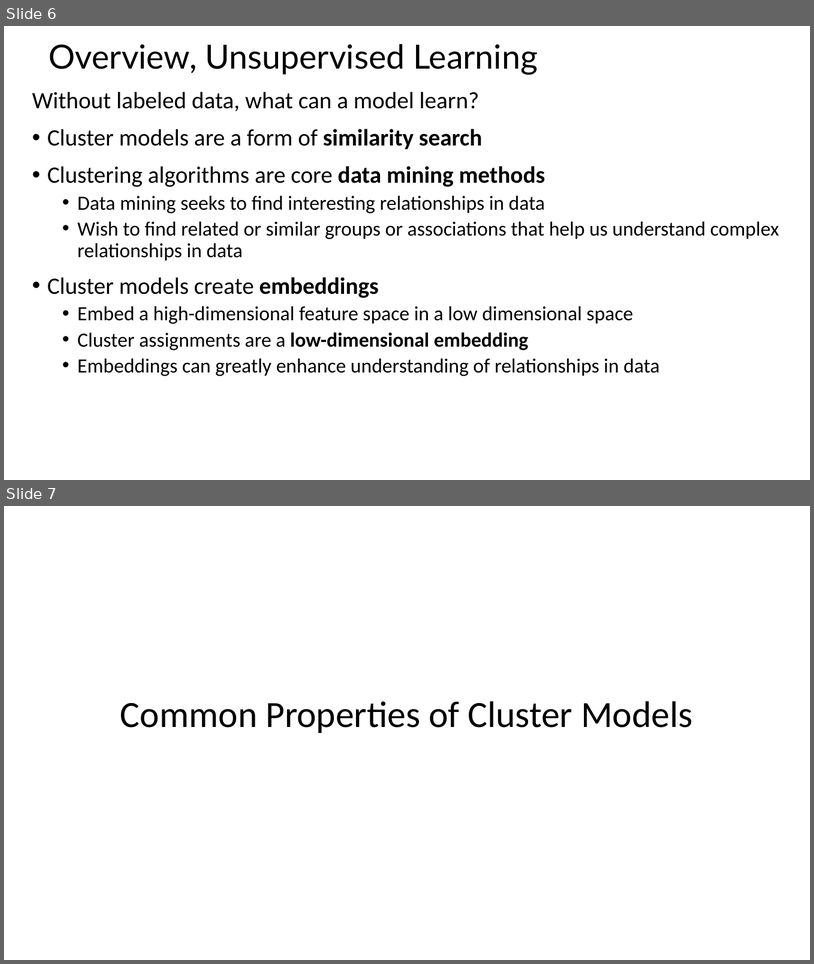
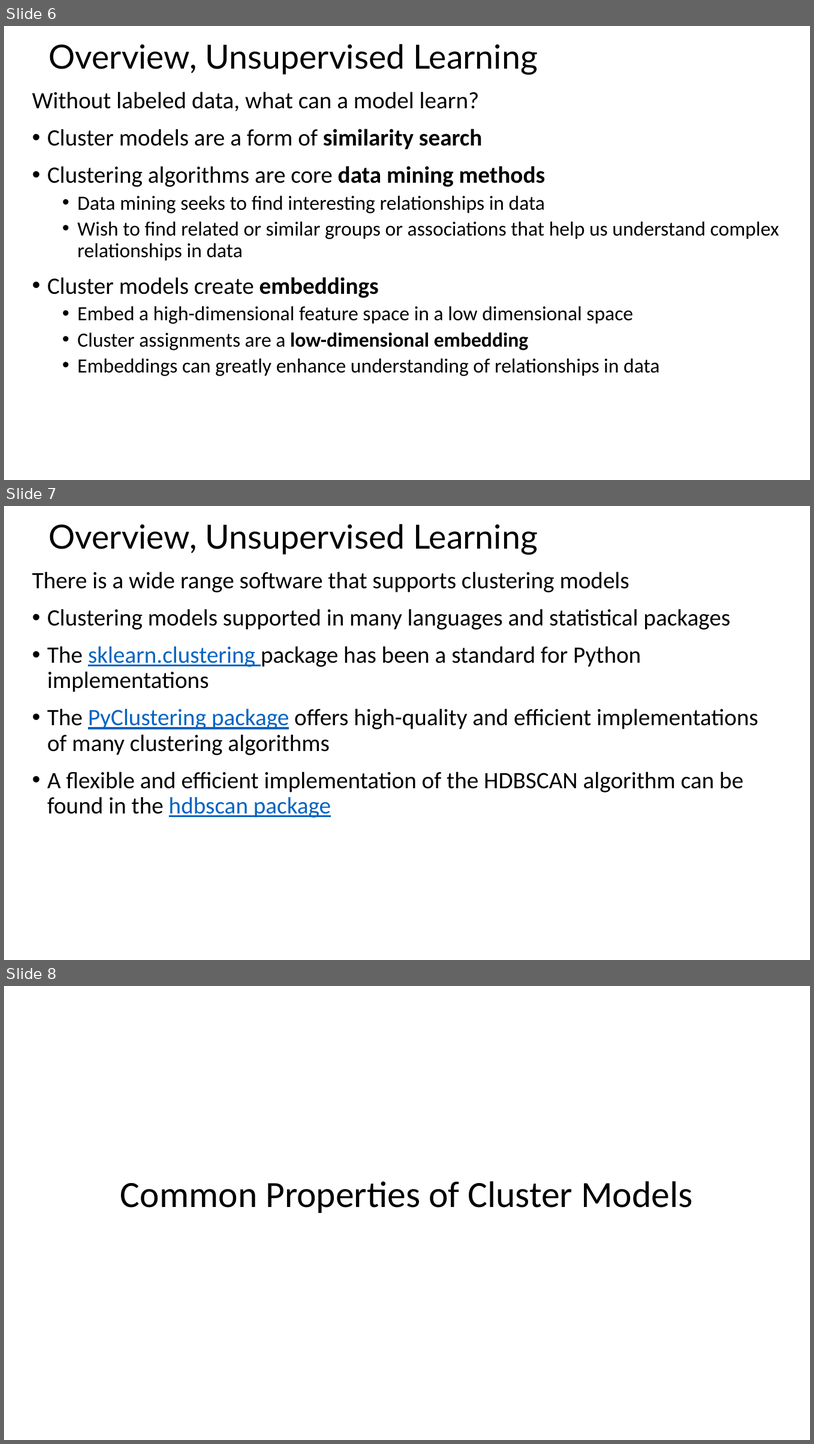
Before and after one commit to TimBohlemann/CSCI-E-108, a slide deck: slides/8_IntroductionToClustering_Part1.pptx. Shown one above the other, each under a label of ours: slides 6 and 7 before the commit, slides 6, 7 and 8 after it. The pictures are 814x964 and 814x1444 pixels, drawn with LibreOffice and Linux fonts; fonts in the diff are those of the drawing. Boxes give left, top, right and bottom in pixels: in the first picture for what was removed or moved away, otherwise in the second. Text is boxed around its words. In the diff, an @@ line names an element or a change of style, - is before the commit and + after.

Commit message:
Added slide on software

```diff
--- a/slides/8_IntroductionToClustering_Part1.pptx
+++ b/slides/8_IntroductionToClustering_Part1.pptx
@@ slide 7 added at [4,506,810,960], background #FFFFFF @@
@@ title added at [48,524,538,555], 39.6 pt, text #000000 @@
+Overview, Unsupervised Learning
@@ text added at [32,571,759,817], 28 pt, text #000000 @@
+There is a wide range software that supports clustering models
+• Clustering models supported in many languages and statistical packages
+• The sklearn.clustering package has been a standard for Python implementations
+• The PyClustering package offers high-quality and efficient implementations of many clustering algorithms
+• A flexible and efficient implementation of the HDBSCAN algorithm can be found in the hdbscan package
@@ what was slide 7 is now slide 8 @@
```
